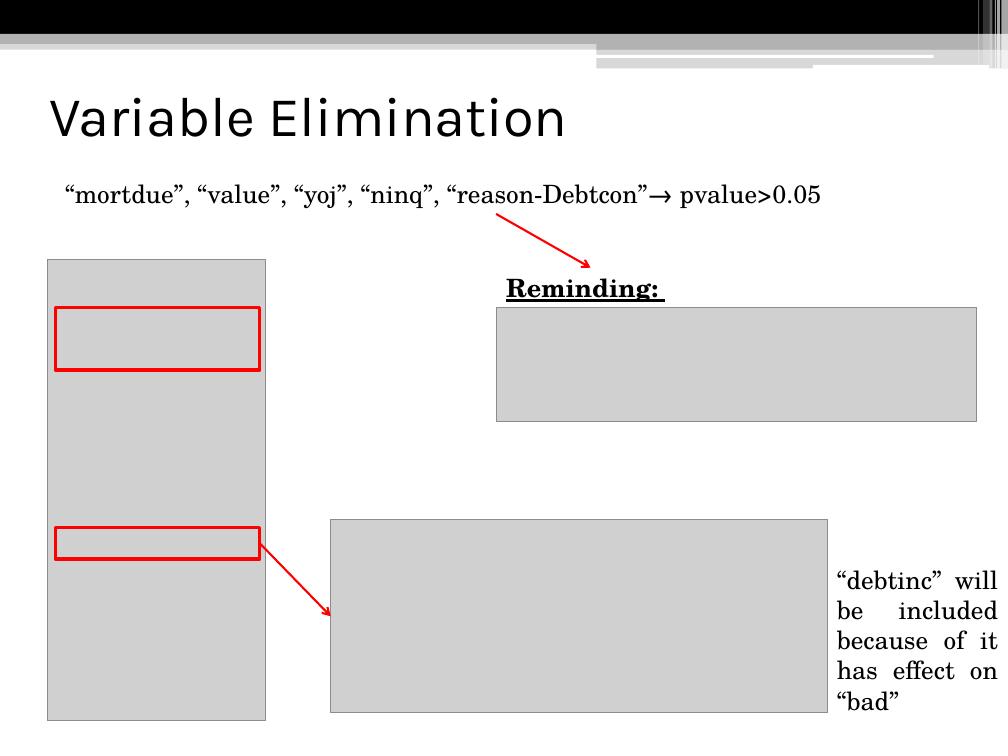
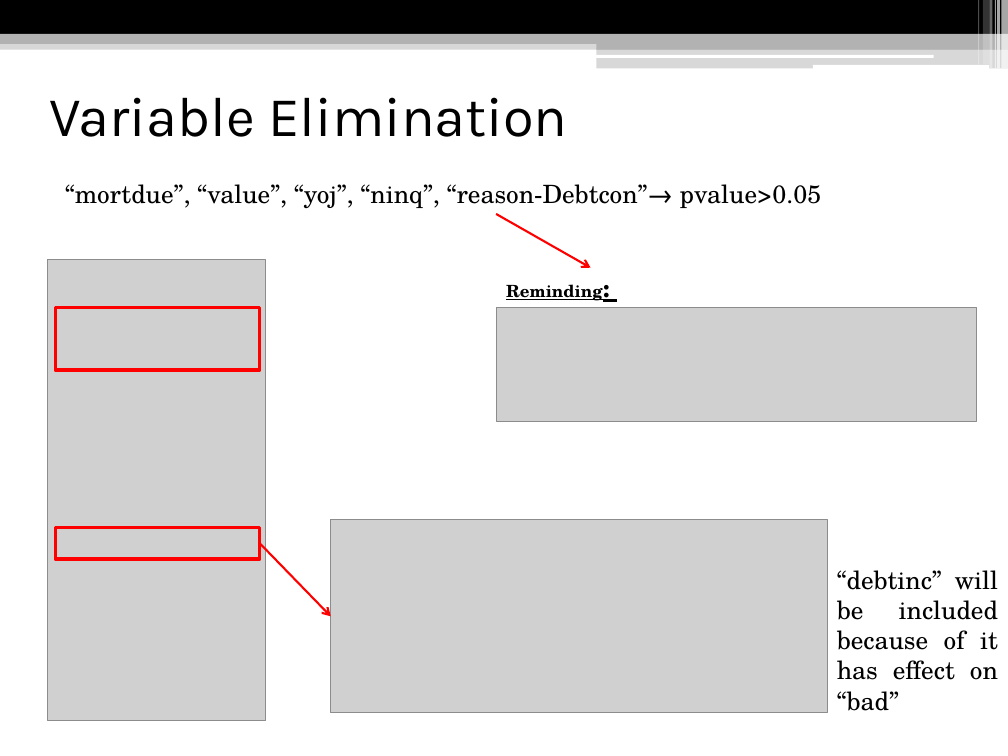
Before and after one commit to Kodluyoruz-Ankara-Veri-Bilimi/assignment_Beyza, a slide deck: slide 4 of homework3/Logistic Regression.pptx. Drawn at 1008x756 pixels with LibreOffice and Linux fonts; fonts in the diff are those of the drawing; grey boxes stand for pictures. Boxes give left, top, right and bottom in pixels: in the first picture for what was removed or moved away, otherwise in the second. Text is boxed around its words. In the diff, an @@ line names an element or a change of style, - is before the commit and + after.

```diff
--- a/homework3/Logistic Regression.pptx
+++ b/homework3/Logistic Regression.pptx
@@ text "Reminding:" at [506, 284, 603, 301]: size 18 to 12 pt @@
```
Also in this commit, not shown: 2 other slides changed, 2 slides added, 2 slides removed.
